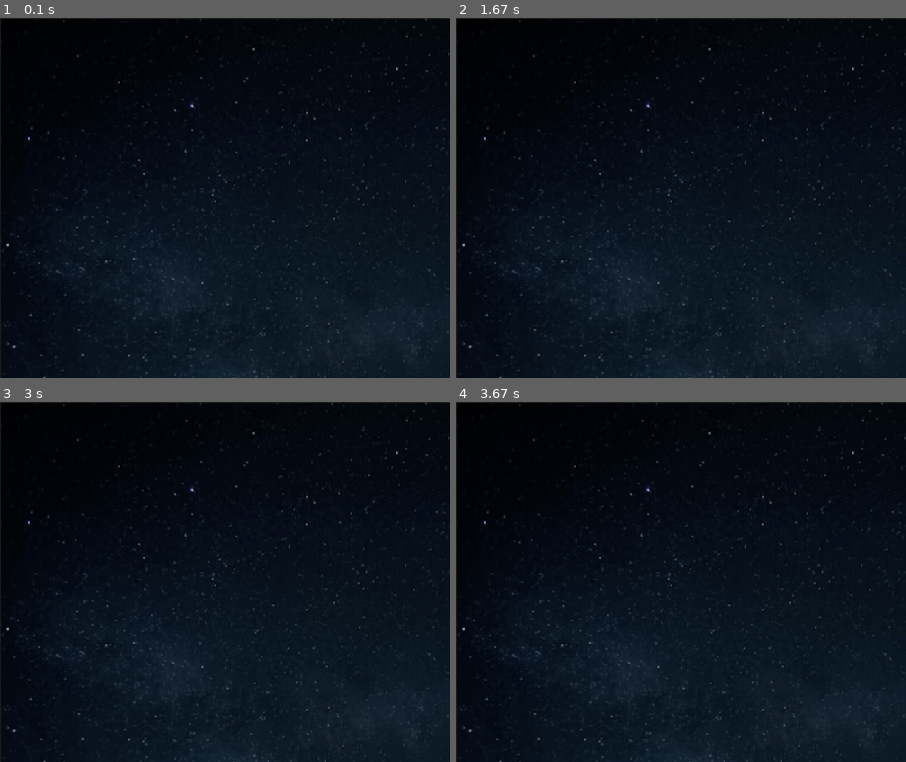
Above: before the commit, frames 1-4 (two rows, left to right).
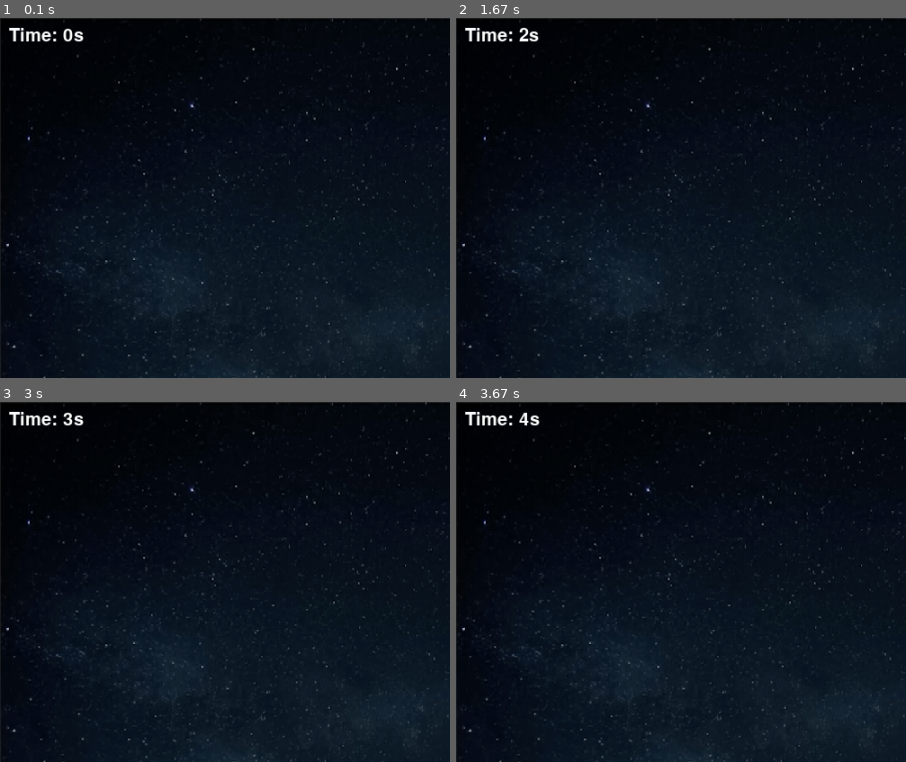
Above: after the commit, the same moments.

Repository: eln123/Python_Pygame_App1
Game: pygame game, started from main.py
Same seed, same stepped clock (60 frames per second), same inputs: the game is played once before the commit and once after it.
Inputs:
- Up to frame 1 (0.1 s): no input
- Up to frame 2 (1.67 s): hold Right 0.33-0.8 s; hold Right 0.83-1.3 s; tap Space at 0.9, 1.2, 1.4 s; hold Left from 1.33 s (still down)
- Up to frame 3 (3 s): tap Space at 1.7, 1.97, 2.27, 2.4, 2.7 s; release Left at 1.87 s; hold Left 1.9-2.3 s; hold Right 2.33-2.97 s
- Up to frame 4 (3.67 s): hold Left 3-3.47 s; tap Space at 3.07, 3.37, 3.57 s; hold Right from 3.5 s (still down)
The pictures show only the part of the screen within x 0-50%, y 0-50%; the shares and areas given below are measured in that part.

The runs differ from the first frame. In frame 1, 0.4% of the frame differs, in the area x 2-19%, y 2-7%; in frame 2, 0.4%; in frame 3, 0.4%; in frame 4, 0.3%.

Commit message:
time text rendering on screen

Diff:
--- a/main.py
+++ b/main.py
@@ -1,6 +1,7 @@
 import pygame
 import time
 import random
+pygame.font.init()
 
 WIDTH, HEIGHT = 1000, 800
 
@@ -15,9 +16,18 @@
 
 PLAYER_VEL = 5
 
+FONT = pygame.font.SysFont("comicsans", 30)
+
 
 def draw(player, eLapsed_time):
     WIN.blit(BG, (0, 0))
+
+
+    time_text = FONT.render("Time: " + str(round(eLapsed_time)) + "s", 1, "white")
+    WIN.blit(time_text, (10, 10))
+
+
+
 
     pygame.draw.rect(WIN, "red", player)
 
--- a/notes.py
+++ b/notes.py
@@ -1,6 +1,9 @@
 import pygame
 import time
 import random
+pygame.font.init()
+# we need to initialize the font module to render (draw) text
+# this is a pygame requirement
 
 WIDTH, HEIGHT = 1000, 800
 # they are capitalized because
@@ -27,7 +30,11 @@
 PLAYER_HEIGHT = 60
 PLAYER_VEL = 5
 
-def draw(player):
+FONT = pygame.font.SysFont("comicsans", 30)
+# comicsans is the type of font
+# 30 is the font size
+
+def draw(player, eLapsed_time):
     WIN.blit(BG, (0, 0))
 
     # WIN is the variable for window, as defined above
@@ -43,6 +50,14 @@
     # so we are going to put (0, 0) as the coordinates of where the top left hand corner of this background
     # image should be placed
     # then width and height will fill the screen
+
+    time_text = FONT.render("Time: " + str(round(eLapsed_time)) + "s", 1, "white")
+    # the round function rounds the time to the nearest second
+    # the 1 stands for Anti-Aliasing, makes your text look better
+    # white is color of text
+
+    WIN.blit(time_text, (10, 10))
+    # (10, 10) are the coordinates you want it to display at
 
 
     pygame.draw.rect(WIN, "red", player)
